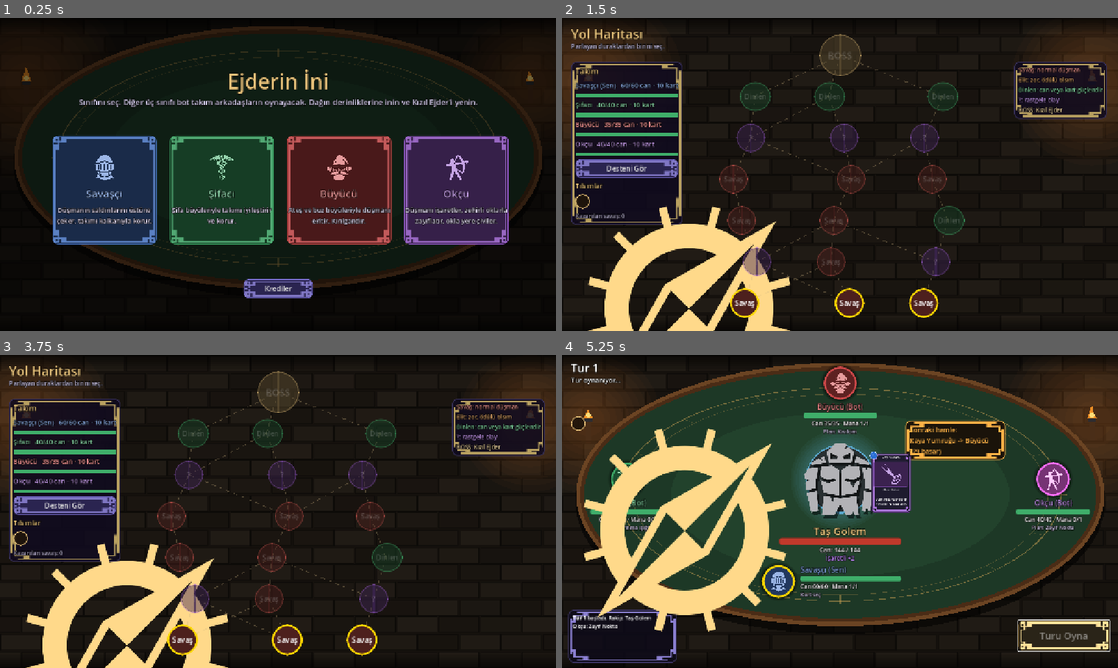
Above: before the commit, frames 1-4 (two rows, left to right).
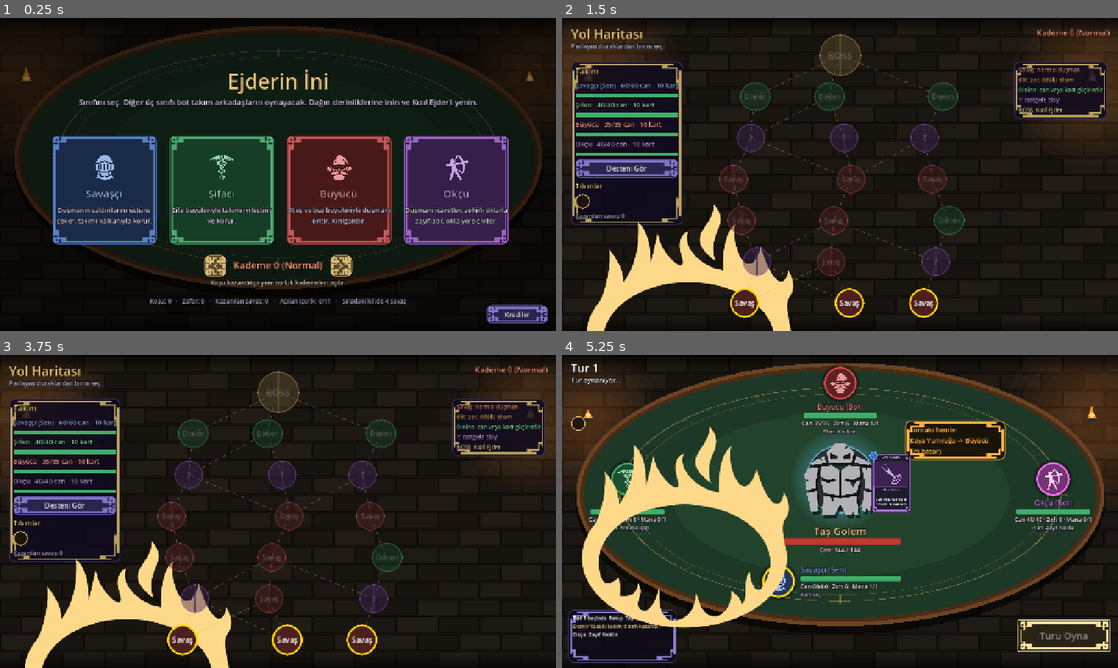
Above: after the commit, the same moments.

Repository: bogacavdar/coop-kart-oyunu
Game: Godot game, scene res://oyun.tscn
Two runs of this game, one before a commit and one after it. Both use one fixed random seed, a clock stepped at 60 frames per second and the inputs below.
Inputs (mouse positions are in pixels of both pictures, inside the frame that each line leads up to):
- Up to frame 1 (0.25 s): no input
- Up to frame 2 (1.5 s): click (667, 190) at 0.52 s; click (695, 177) at 1.27 s
- Up to frame 3 (3.75 s): click "Desteni Gör" at 2 s; click "Savaş" at 2.75 s; click "Savaş" at 3.5 s
- Up to frame 4 (5.25 s): click "Savaş" at 4.25 s; click "Turu Oyna" at 5 s

The runs differ from the first frame. In frame 1, 2.7% of the frame differs, in the area x 27-99%, y 75-98%; in frame 2, 5.8%; in frame 3, 5.8%; in frame 4, 11%, in the area x 1-96%, y 21-91%.

Commit message:
Zorluk kademeleri (10), kalıcı ilerleme ve kilit açma
Co-Authored-By: Claude Opus 5.5 <noreply@anthropic.com>
Claude-Session: https://claude.ai/code/session_01BTyhiEWYueC4ryox9s8zfK

Diff:
--- a/arayuz/dinlenme_ekrani.gd
+++ b/arayuz/dinlenme_ekrani.gd
@@ -23,7 +23,7 @@
 	a.size = Vector2(1280, 24)
 
 	var dinlen := Arayuz.secenek_butonu("Dinlen",
-		"Bütün takım max canının %30'u kadar iyileşir.", Color("#3fae6a"), Vector2(320, 200))
+		"Bütün takım max canının %%%d'i kadar iyileşir." % int(kosu.dinlenme_orani() * 100), Color("#3fae6a"), Vector2(320, 200))
 	dinlen.position = Vector2(290, 250)
 	dinlen.pressed.connect(_dinlen)
 	add_child(dinlen)
--- a/arayuz/harita_ekrani.gd
+++ b/arayuz/harita_ekrani.gd
@@ -16,7 +16,7 @@
 const DURAK_ACIKLAMALARI := {
 	"savas": "[b]Savaş[/b]\nNormal bir düşmanla karşılaşırsınız. Kazanınca destene bir kart seçersin.",
 	"elit": "[b]Elit Savaş[/b]\nÇok daha güçlü bir düşman. Kazanınca 3 tılsımdan birini ve bir kart seçersin.",
-	"dinlenme": "[b]Kamp Ateşi[/b]\nYa takım max canının %30'u kadar iyileşir ya da bir kartını kalıcı olarak güçlendirirsin.",
+	"dinlenme": "[b]Kamp Ateşi[/b]\nYa takım dinlenip iyileşir ya da bir kartını kalıcı olarak güçlendirirsin.",
 	"gizem": "[b]Gizemli Olay[/b]\nRastgele bir olay. İyi de olabilir, bedeli olan bir fırsat da.",
 	"boss": "[b]Kızıl Ejder[/b]\nKoşunun son düşmanı. Bütün takıma ateş püskürür ve savaş uzadıkça öfkelenir.",
 }
@@ -37,6 +37,12 @@
 	var baslik := Arayuz.etiket(self, 30, "Yol Haritası", Arayuz.ALTIN)
 	baslik.position = Vector2(20, 14)
 	baslik.size = Vector2(300, 40)
+	var kademe_etiketi := Arayuz.etiket(self, 18, Kademe.baslik(kosu.kademe), Color("#ff9a7a"))
+	kademe_etiketi.position = Vector2(1040, 20)
+	kademe_etiketi.size = Vector2(220, 30)
+	kademe_etiketi.horizontal_alignment = HORIZONTAL_ALIGNMENT_RIGHT
+	kademe_etiketi.mouse_filter = Control.MOUSE_FILTER_STOP
+	Ipucu.baglan(kademe_etiketi, func(): return "[b]%s[/b]\n%s" % [Kademe.baslik(kosu.kademe), Kademe.tum_kurallar(kosu.kademe)])
 	baslik.horizontal_alignment = HORIZONTAL_ALIGNMENT_LEFT
 	var alt := Arayuz.etiket(self, 14, "Parlayan duraklardan birini seç.", Color("#c8c0e0"))
 	alt.position = Vector2(20, 54)
--- /dev/null
+++ b/kosu/kademe.gd
@@ -0,0 +1,34 @@
+class_name Kademe
+extends RefCounted
+## Zorluk kademeleri. Her kademe, kendisinden öncekilerin hepsini de içerir.
+## Etkileri SavasMotoru (düşman) ve Kosu (iyileşme, can) uygular.
+
+const MAKS := 10
+
+const ACIKLAMALAR: Array[String] = [
+	"Normal zorluk.",
+	"Elitlerin canı %20 fazla.",
+	"Bütün düşmanlar %10 daha sert vurur.",
+	"Kamp ateşinde dinlenmek %20 iyileştirir (%30 yerine).",
+	"Düşmanlar savaşa 1 güçle başlar.",
+	"Kızıl Ejder'in canı %15 fazla.",
+	"Düşen oyuncular savaştan sonra sadece 1 canla kalkar.",
+	"Takım koşuya canının %90'ıyla başlar.",
+	"Elitler ve Kızıl Ejder fazladan 2 güçle başlar.",
+	"Normal düşmanların canı %15 fazla.",
+	"Kızıl Ejder çok daha hızlı öfkelenir.",
+]
+
+
+static func baslik(k: int) -> String:
+	return "Kademe %d" % k if k > 0 else "Kademe 0 (Normal)"
+
+
+## Bu kademede geçerli bütün kuralların listesi
+static func tum_kurallar(k: int) -> String:
+	if k <= 0:
+		return ACIKLAMALAR[0]
+	var satirlar: PackedStringArray = []
+	for i in range(1, k + 1):
+		satirlar.append("%d. %s" % [i, ACIKLAMALAR[i]])
+	return "\n".join(satirlar)
--- /dev/null
+++ b/kosu/kayit.gd
@@ -0,0 +1,87 @@
+class_name Kayit
+extends RefCounted
+## Koşular arası kalıcı ilerleme: istatistikler, açılan kademe ve kilidi açılan kart/tılsımlar.
+## Cihazda user://kayit.json dosyasında tutulur (tarayıcıda tarayıcının deposunda).
+
+const DOSYA := "user://kayit.json"
+## Her bu kadar kazanılan savaşta (bütün koşular toplamı) sıradaki kilit açılır
+const SAVAS_BASINA_KILIT := 4
+## Başta kilitli olan içerik, açılma sırasıyla
+const KILIT_SIRASI: Array[Dictionary] = [
+	{"tur": "kart", "id": "kontrol_ay_tutulmasi", "ad": "Ağ Oku (Okçu kartı)"},
+	{"tur": "tilsim", "id": "mana_kristali", "ad": "Mana Kristali (tılsım)"},
+	{"tur": "kart", "id": "hasarci_supernova", "ad": "Ejder Ateşi (Büyücü kartı)"},
+	{"tur": "kart", "id": "destek_yenilenme", "ad": "Yenilenme (Şifacı kartı)"},
+	{"tur": "tilsim", "id": "savas_borusu", "ad": "Savaş Borusu (tılsım)"},
+	{"tur": "kart", "id": "tank_dag_gibi", "ad": "Kale Gibi (Savaşçı kartı)"},
+	{"tur": "kart", "id": "kontrol_kader_cizgisi", "ad": "Avcı İşareti (Okçu kartı)"},
+	{"tur": "tilsim", "id": "bilge_kitabi", "ad": "Bilge Kitabı (tılsım)"},
+	{"tur": "kart", "id": "destek_koruyucu_melek", "ad": "Koruma Büyüsü (Şifacı kartı)"},
+	{"tur": "kart", "id": "tank_meydan_okuma", "ad": "Meydan Okuma (Savaşçı kartı)"},
+	{"tur": "kart", "id": "hasarci_gunes_patlamasi", "ad": "Ateş Fırtınası (Büyücü kartı)"},
+]
+
+var veri := {
+	"kosu": 0,
+	"zafer": 0,
+	"kazanilan_savas": 0,
+	"acik_kademe": 0,
+	"en_yuksek_zafer_kademesi": -1,
+	"acilan": 0,
+}
+
+
+static func yukle() -> Kayit:
+	var k := Kayit.new()
+	if FileAccess.file_exists(DOSYA):
+		var okunan = JSON.parse_string(FileAccess.get_file_as_string(DOSYA))
+		if okunan is Dictionary:
+			for anahtar in k.veri:
+				if okunan.has(anahtar):
+					k.veri[anahtar] = int(okunan[anahtar])
+	return k
+
+
+func kaydet() -> void:
+	var f := FileAccess.open(DOSYA, FileAccess.WRITE)
+	if f:
+		f.store_string(JSON.stringify(veri))
+
+
+func deger(anahtar: String) -> int:
+	return int(veri.get(anahtar, 0))
+
+
+## Henüz kilidi açılmamış kart ve tılsım id'leri
+func kilitli_idler() -> Array[String]:
+	var liste: Array[String] = []
+	for i in range(deger("acilan"), KILIT_SIRASI.size()):
+		liste.append(KILIT_SIRASI[i]["id"])
+	return liste
+
+
+## Sıradaki kilide kaç savaş kaldı (hepsi açıksa -1)
+func siradaki_kilide_kalan() -> int:
+	if deger("acilan") >= KILIT_SIRASI.size():
+		return -1
+	return (deger("acilan") + 1) * SAVAS_BASINA_KILIT - deger("kazanilan_savas")
+
+
+## Koşu bitince çağrılır. Neler açıldığını döndürür: {"yeni_kademe": int (-1 yoksa), "acilanlar": [ad]}
+func kosu_bitti(kazandi: bool, kademe: int, kazanilan_savas: int, dosyaya_yaz: bool = true) -> Dictionary:
+	var sonuc := {"yeni_kademe": -1, "acilanlar": []}
+	veri["kosu"] = deger("kosu") + 1
+	veri["kazanilan_savas"] = deger("kazanilan_savas") + kazanilan_savas
+	if kazandi:
+		veri["zafer"] = deger("zafer") + 1
+		veri["en_yuksek_zafer_kademesi"] = maxi(deger("en_yuksek_zafer_kademesi"), kademe)
+		if kademe >= deger("acik_kademe") and deger("acik_kademe") < Kademe.MAKS:
+			veri["acik_kademe"] = mini(kademe + 1, Kademe.MAKS)
+			sonuc["yeni_kademe"] = deger("acik_kademe")
+	var hedef := mini(KILIT_SIRASI.size(), int(deger("kazanilan_savas") / float(SAVAS_BASINA_KILIT)))
+	while deger("acilan") < hedef:
+		sonuc["acilanlar"].append(KILIT_SIRASI[deger("acilan")]["ad"])
+		veri["acilan"] = deger("acilan") + 1
+	if dosyaya_yaz:
+		kaydet()
+	return sonuc
--- a/kosu/kosu.gd
+++ b/kosu/kosu.gd
@@ -39,17 +39,23 @@
 var bitti := false
 var kazandi := false
 var kazanilan_savas := 0
+## Zorluk kademesi ve henüz kilidi açılmamış kart/tılsım id'leri
+var kademe := 0
+var kilitli: Array = []
 ## Takımın tılsımları (id listesi)
 var tilsimlar: Array[String] = []
 
 
-func _init(p_havuz: Dictionary, p_insan: int) -> void:
+func _init(p_havuz: Dictionary, p_insan: int, p_kademe: int = 0, p_kilitli: Array = []) -> void:
 	rng.randomize()
 	havuz = p_havuz
 	insan = p_insan
+	kademe = p_kademe
+	kilitli = p_kilitli
 	for s in SINIFLAR:
 		var can: int = SINIF_CANLARI[s]
-		takim.append({"sinif": s, "can": can, "max_can": can, "deste": baslangic_destesi(havuz, s)})
+		var baslangic_cani := int(ceil(can * 0.9)) if kademe >= 7 else can
+		takim.append({"sinif": s, "can": baslangic_cani, "max_can": can, "deste": baslangic_destesi(havuz, s)})
 	_harita_olustur()
 
 
@@ -125,7 +131,7 @@
 	var liste: Array = []
 	for v in takim:
 		liste.append({"sinif": v["sinif"], "can": v["can"], "max_can": v["max_can"], "deste": v["deste"]})
-	return {"oyuncular": liste, "dusman": dusman, "tilsimlar": tilsimlar.duplicate()}
+	return {"oyuncular": liste, "dusman": dusman, "tilsimlar": tilsimlar.duplicate(), "kademe": kademe}
 
 
 ## Savaş bittikten sonra canları takıma geri yazar. Düşenler çeyrek canla kalkar.
@@ -137,7 +143,8 @@
 	kazanilan_savas += 1
 	for o in motor.oyuncular:
 		var v := takim[o.no]
-		v["can"] = o.can if o.hayatta() else maxi(1, int(v["max_can"] / 4.0))
+		var kalkis := 1 if kademe >= 6 else maxi(1, int(v["max_can"] / 4.0))
+		v["can"] = o.can if o.hayatta() else kalkis
 		if tilsimlar.has("sifaci_kolyesi"):
 			v["can"] = mini(v["max_can"], v["can"] + 8)
 	if tip == "boss":
@@ -148,7 +155,7 @@
 # --- Tılsımlar ------------------------------------------------------------
 
 func tilsim_secenekleri(adet: int = 3) -> Array[String]:
-	var aday: Array = Tilsimlar.LISTE.keys().filter(func(id): return not tilsimlar.has(id))
+	var aday: Array = Tilsimlar.LISTE.keys().filter(func(id): return not tilsimlar.has(id) and not kilitli.has(id))
 	var liste: Array[String] = []
 	while liste.size() < adet and not aday.is_empty():
 		var i := rng.randi_range(0, aday.size() - 1)
@@ -174,7 +181,7 @@
 
 
 func odul_secenekleri(sinif: int) -> Array[CardData]:
-	var aday: Array = havuz.get(sinif, []).filter(func(k): return not k.baslangic)
+	var aday: Array = havuz.get(sinif, []).filter(func(k): return not k.baslangic and not kilitli.has(String(k.id)))
 	var liste: Array[CardData] = []
 	while liste.size() < 3 and not aday.is_empty():
 		var i := rng.randi_range(0, aday.size() - 1)
@@ -244,9 +251,13 @@
 
 # --- Dinlenme ve gizem ----------------------------------------------------
 
+func dinlenme_orani() -> float:
+	return 0.2 if kademe >= 3 else 0.3
+
+
 func dinlen() -> void:
 	for v in takim:
-		v["can"] = mini(v["max_can"], v["can"] + int(ceil(v["max_can"] * 0.3)))
+		v["can"] = mini(v["max_can"], v["can"] + int(ceil(v["max_can"] * dinlenme_orani())))
 
 
 func _herkese_hasar(miktar: int) -> void:
--- a/oyun.gd
+++ b/oyun.gd
@@ -6,6 +6,10 @@
 
 var havuz: Dictionary
 var kosu: Kosu
+var kayit: Kayit
+var secili_kademe := 0
+var _kademe_etiketi: Label
+var _kademe_aciklamasi: Label
 var aktif_ekran: Control
 var sonuc_ekraninda := false
 var _son_tip := ""
@@ -14,6 +18,8 @@
 func _ready() -> void:
 	size = Vector2(1280, 720)
 	havuz = KartHavuzu.yukle(KART_KLASORU)
+	kayit = Kayit.yukle()
+	secili_kademe = kayit.deger("acik_kademe")
 	_sinif_secimi_goster()
 
 
@@ -63,10 +69,49 @@
 		ekran.add_child(btn)
 
 
-	var krediler := Arayuz.buton("Krediler", Vector2(160, 44), Color("#2a2450"), Color("#7a6fd0"), 16)
-	krediler.position = Vector2(560, 600)
+	# Kademe seçici
+	var geri := Arayuz.buton("<", Vector2(50, 46))
+	geri.position = Vector2(470, 545)
+	geri.pressed.connect(_kademe_degistir.bind(-1))
+	ekran.add_child(geri)
+	_kademe_etiketi = Arayuz.etiket(ekran, 22, "", Color("#ff9a7a"))
+	_kademe_etiketi.position = Vector2(525, 552)
+	_kademe_etiketi.size = Vector2(230, 32)
+	_kademe_etiketi.mouse_filter = Control.MOUSE_FILTER_STOP
+	Ipucu.baglan(_kademe_etiketi, func(): return "[b]%s[/b]\n%s" % [Kademe.baslik(secili_kademe), Kademe.tum_kurallar(secili_kademe)])
+	var ileri := Arayuz.buton(">", Vector2(50, 46))
+	ileri.position = Vector2(760, 545)
+	ileri.pressed.connect(_kademe_degistir.bind(1))
+	ekran.add_child(ileri)
+	_kademe_aciklamasi = Arayuz.etiket(ekran, 14, "", Color("#d8c8b8"))
+	_kademe_aciklamasi.position = Vector2(240, 598)
+	_kademe_aciklamasi.size = Vector2(800, 22)
+	_kademe_degistir(0)
+
+	# İstatistikler
+	var kalan := kayit.siradaki_kilide_kalan()
+	var istatistik := "Koşu: %d   ·   Zafer: %d   ·   Kazanılan savaş: %d   ·   Açılan içerik: %d/%d" % [
+		kayit.deger("kosu"), kayit.deger("zafer"), kayit.deger("kazanilan_savas"),
+		kayit.deger("acilan"), Kayit.KILIT_SIRASI.size()]
+	if kalan > 0:
+		istatistik += "   ·   Sıradaki kilide %d savaş" % kalan
+	var ist := Arayuz.etiket(ekran, 14, istatistik, Color("#a8a0c0"))
+	ist.position = Vector2(0, 640)
+	ist.size = Vector2(1280, 22)
+
+	var krediler := Arayuz.buton("Krediler", Vector2(140, 40), Color("#2a2450"), Color("#7a6fd0"), 15)
+	krediler.position = Vector2(1120, 660)
 	krediler.pressed.connect(_kredileri_goster)
 	ekran.add_child(krediler)
+
+
+func _kademe_degistir(yon: int) -> void:
+	secili_kademe = clampi(secili_kademe + yon, 0, kayit.deger("acik_kademe"))
+	_kademe_etiketi.text = Kademe.baslik(secili_kademe)
+	if secili_kademe == 0:
+		_kademe_aciklamasi.text = "Koşu kazandıkça yeni zorluk kademeleri açılır."
+	else:
+		_kademe_aciklamasi.text = "Yeni kural: " + Kademe.ACIKLAMALAR[secili_kademe] + "  (ve önceki kademelerinkiler)"
 
 
 func _kredileri_goster() -> void:
@@ -90,7 +135,7 @@
 
 
 func _kosu_baslat(sinif: int) -> void:
-	kosu = Kosu.new(havuz, sinif)
+	kosu = Kosu.new(havuz, sinif, secili_kademe, kayit.kilitli_idler())
 	var t := TilsimEkrani.new(kosu.tilsim_secenekleri(), "Yolculuğa bir tılsımla başla",
 		"Tılsımlar bütün takıma koşu sonuna kadar bonus verir. Elitleri yenerek daha fazlasını bulabilirsin.")
 	t.secildi.connect(func(id: String):
@@ -159,6 +204,7 @@
 
 func _kosu_sonu_goster() -> void:
 	sonuc_ekraninda = true
+	var acilan := kayit.kosu_bitti(kosu.kazandi, kosu.kademe, kosu.kazanilan_savas)
 	var ekran := Control.new()
 	ekran.size = size
 	_ekrani_degistir(ekran)
@@ -170,11 +216,20 @@
 	b.size = Vector2(1280, 80)
 	var metin := "Kızıl Ejder yenildi! Ozanlar bu zaferi yıllarca anlatacak." if zafer \
 		else "Takım %d. katmanda düştü." % (kosu.katman + 1)
-	var a := Arayuz.etiket(ekran, 20, metin + "\nKazanılan savaş: %d" % kosu.kazanilan_savas, Color("#d8d0f0"))
+	var a := Arayuz.etiket(ekran, 20, metin + "\n%s  ·  Kazanılan savaş: %d" % [Kademe.baslik(kosu.kademe), kosu.kazanilan_savas], Color("#d8d0f0"))
 	a.position = Vector2(0, 300)
 	a.size = Vector2(1280, 60)
+	var haberler: PackedStringArray = []
+	if acilan["yeni_kademe"] >= 0:
+		haberler.append("Yeni zorluk açıldı: %s" % Kademe.baslik(acilan["yeni_kademe"]))
+	for ad in acilan["acilanlar"]:
+		haberler.append("Kilidi açıldı: %s" % ad)
+	if not haberler.is_empty():
+		var h := Arayuz.etiket(ekran, 19, "\n".join(haberler), Arayuz.ALTIN)
+		h.position = Vector2(0, 375)
+		h.size = Vector2(1280, 30 * haberler.size())
 	var yeni := Arayuz.buton("Yeni Koşu", Vector2(240, 60))
-	yeni.position = Vector2(520, 420)
+	yeni.position = Vector2(520, 420 + 30 * haberler.size())
 	yeni.pressed.connect(func(): get_tree().reload_current_scene())
 	ekran.add_child(yeni)
 
--- a/savas/savas_motoru.gd
+++ b/savas/savas_motoru.gd
@@ -21,12 +21,18 @@
 var tilsimlar: Array = []
 var baslangic_mesajlari: PackedStringArray = []
 var el_boyutu := EL_BOYUTU
+## Zorluk kademesi (Kademe sınıfına bakınız)
+var kademe := 0
+var hasar_carpani := 1.0
 
 
 ## kurulum: {"oyuncular": [{"sinif", "can", "max_can", "deste"}], "dusman": "id"}
 func _init(kurulum: Dictionary) -> void:
 	rng.randomize()
 	tilsimlar = kurulum.get("tilsimlar", [])
+	kademe = int(kurulum.get("kademe", 0))
+	if kademe >= 2:
+		hasar_carpani = 1.1
 	if tilsimlar.has("bilge_kitabi"):
 		el_boyutu = EL_BOYUTU + 1
 	var liste: Array = kurulum["oyuncular"]
@@ -39,8 +45,29 @@
 		o.deste.shuffle()
 		oyuncular.append(o)
 	boss = Boss.new(Dusmanlar.tanim(kurulum["dusman"]), oyuncular.size())
+	_kademe_uygula()
 	_tur_baslat()
 	_savas_basi_tilsimlari()
+
+
+func _kademe_uygula() -> void:
+	if kademe >= 1 and boss.tip == "elit":
+		_boss_canini_carp(1.2)
+	if kademe >= 4:
+		boss.guc += 1
+	if kademe >= 5 and boss.tip == "boss":
+		_boss_canini_carp(1.15)
+	if kademe >= 8 and boss.tip != "normal":
+		boss.guc += 2
+	if kademe >= 9 and boss.tip == "normal":
+		_boss_canini_carp(1.15)
+	if kademe >= 10 and boss.tip == "boss":
+		boss.guc_artisi += 2
+
+
+func _boss_canini_carp(carpan: float) -> void:
+	boss.max_can = int(boss.max_can * carpan)
+	boss.can = boss.max_can
 
 
 func _savas_basi_tilsimlari() -> void:
@@ -351,7 +378,7 @@
 	match secilen["tur"]:
 		"tekil":
 			var hedef: Oyuncu = canlilar[rng.randi_range(0, canlilar.size() - 1)]
-			var h := int(secilen["hasar"]) + boss.guc
+			var h := int(round(int(secilen["hasar"]) * hasar_carpani)) + boss.guc
 			n["hedef"] = hedef.no
 			n["hasar"] = h
 			n["metin"] = "%s -> %s (%d hasar)" % [ad, hedef.ad, h]
@@ -363,12 +390,12 @@
 			for o in karisik.slice(0, 2):
 				hedefler.append(o.no)
 				adlar.append(o.ad)
-			var h := int(secilen["hasar"]) + boss.guc
+			var h := int(round(int(secilen["hasar"]) * hasar_carpani)) + boss.guc
 			n["hedefler"] = hedefler
 			n["hasar"] = h
 			n["metin"] = "%s -> %s (her birine %d hasar)" % [ad, " ve ".join(adlar), h]
 		"alan":
-			var h := int(secilen["hasar"]) + int(boss.guc / 2.0)
+			var h := int(round(int(secilen["hasar"]) * hasar_carpani)) + int(boss.guc / 2.0)
 			n["hasar"] = h
 			n["metin"] = "%s -> Tüm takım (%d hasar)" % [ad, h]
 		"guc":
--- a/testler/savas_testi.gd
+++ b/testler/savas_testi.gd
@@ -23,6 +23,9 @@
 		_dusman_raporu(havuz, d)
 	_tilsim_raporu(havuz)
 	_kosu_raporu(havuz)
+	_kosu_raporu(havuz, 5, 80)
+	_kosu_raporu(havuz, 10, 80)
+	_kayit_testi()
 	print("TEST TAMAM")
 	quit()
 
@@ -93,12 +96,12 @@
 
 
 ## Bütün koşuyu 4 botla baştan sona oynatır
-func _kosu_raporu(havuz: Dictionary) -> void:
+func _kosu_raporu(havuz: Dictionary, kademe: int = 0, sayi: int = 150) -> void:
 	var kazanilan := 0
 	var toplam_tilsim := 0
 	var olum_katmani := {}
-	for i in 150:
-		var kosu := Kosu.new(havuz, -1)
+	for i in sayi:
+		var kosu := Kosu.new(havuz, -1, kademe)
 		kosu.tilsim_ekle(kosu.tilsim_secenekleri().pick_random())
 		var adim := 0
 		while not kosu.bitti and adim < 20:
@@ -140,8 +143,8 @@
 			for k in v["deste"]:
 				if not (k is CardData):
 					push_error("TEST HATASI: destede geçersiz kart")
-	print("TEST: KOŞU 4 bot %d/150 kazandı; ort. %.1f tılsım; düşülen katmanlar: %s" % [
-		kazanilan, toplam_tilsim / 150.0, str(olum_katmani)])
+	print("TEST: KOŞU kademe %d -> 4 bot %d/%d kazandı; ort. %.1f tılsım; düşülen katmanlar: %s" % [
+		kademe, kazanilan, sayi, toplam_tilsim / float(sayi), str(olum_katmani)])
 
 
 ## Bütün tılsımlar açıkken boss savaşı: hata çıkıyor mu, ne kadar güçlendiriyor?
@@ -157,3 +160,25 @@
 		if motor.boss.can <= 0:
 			zafer += 1
 	print("TEST: bütün tılsımlarla boss -> 4 bot %d/100" % zafer)
+
+
+## Kalıcı ilerleme: kademe açma ve kilitler doğru işliyor mu? (dosyaya yazmadan)
+func _kayit_testi() -> void:
+	var k := Kayit.new()
+	if k.kilitli_idler().size() != Kayit.KILIT_SIRASI.size():
+		push_error("TEST HATASI: başta her şey kilitli olmalı")
+	var s := k.kosu_bitti(false, 0, 3, false)
+	if s["yeni_kademe"] != -1 or not s["acilanlar"].is_empty():
+		push_error("TEST HATASI: kaybedilen 3 savaşlık koşu bir şey açmamalı")
+	s = k.kosu_bitti(true, 0, 6, false)
+	if s["yeni_kademe"] != 1 or s["acilanlar"].size() != 2 or k.deger("acik_kademe") != 1:
+		push_error("TEST HATASI: zafer kademe 1'i ve 2 kilidi açmalıydı: %s" % str(s))
+	var kosu := Kosu.new(KartHavuzu.yukle("res://kartlar/veriler"), -1, 0, k.kilitli_idler())
+	for i in 30:
+		for kart in kosu.odul_secenekleri(CardData.Sinif.HASARCI):
+			if k.kilitli_idler().has(String(kart.id)):
+				push_error("TEST HATASI: kilitli kart ödül olarak çıktı: " + kart.kart_adi)
+		for t in kosu.tilsim_secenekleri():
+			if k.kilitli_idler().has(t):
+				push_error("TEST HATASI: kilitli tılsım çıktı: " + t)
+	print("TEST: kayıt ve kilit testi bitti (%d kilit açık)" % k.deger("acilan"))
